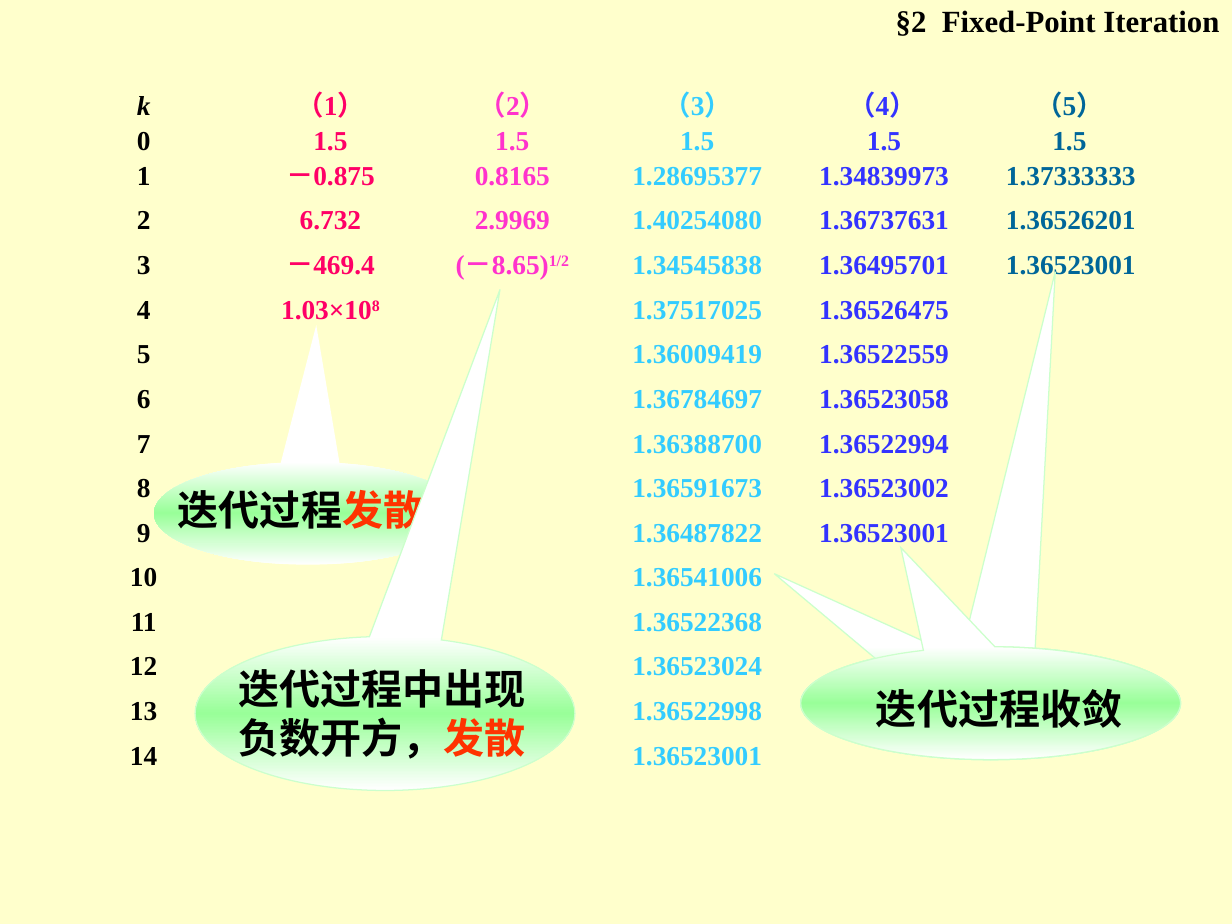
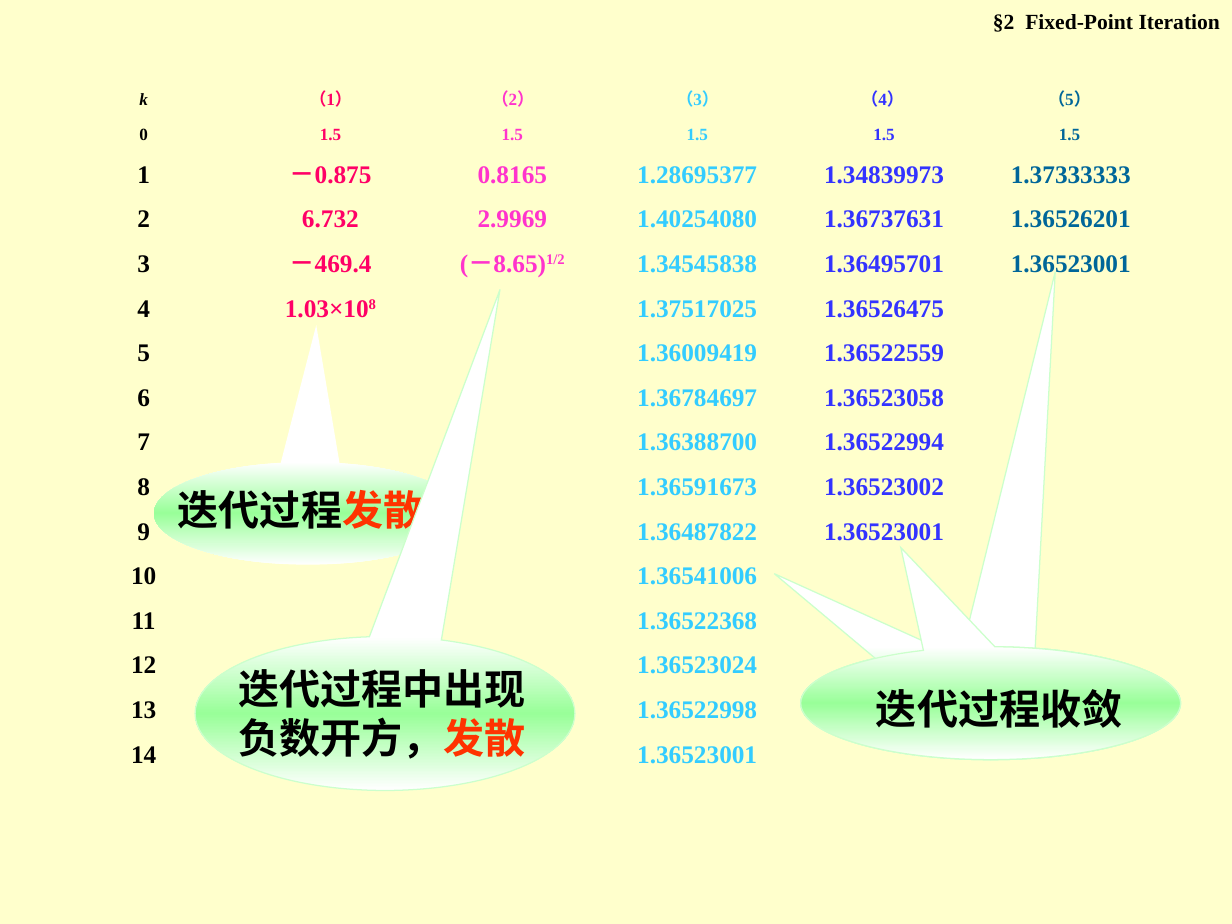
Before and after one commit to shidangda/Advanced-Engineering-Mathematics, a slide deck: slide 4 of NA007a方程求根.ppt. Drawn at 1232x924 pixels with LibreOffice and Linux fonts; fonts in the diff are those of the drawing. Boxes give left, top, right and bottom in pixels: in the first picture for what was removed or moved away, otherwise in the second. Text is boxed around its words. In the diff, an @@ line names an element or a change of style, - is before the commit and + after.

```diff
--- a/NA007a方程求根.ppt
+++ b/NA007a方程求根.ppt
@@ text "§2 Fixed-Point Iteration" at bbox=[993, 14, 1220, 32]: size 18 to 12.6 pt @@
@@ size 16 to 10 pt in 12 elements at bbox=[139, 128, 148, 140], bbox=[139, 93, 148, 105], bbox=[320, 128, 341, 141], bbox=[309, 90, 352, 107], bbox=[502, 128, 523, 140], bbox=[492, 90, 535, 107], bbox=[873, 128, 894, 140], bbox=[861, 90, 904, 107], bbox=[1059, 128, 1080, 141], bbox=[1048, 90, 1091, 107], bbox=[687, 128, 708, 140], bbox=[676, 90, 719, 107] @@
@@ size 16 to 14.8 pt in 47 elements at bbox=[137, 166, 150, 183], bbox=[137, 210, 150, 227], bbox=[137, 255, 150, 273], bbox=[137, 300, 150, 317], bbox=[137, 344, 150, 362], bbox=[137, 389, 150, 407], bbox=[137, 433, 150, 450], bbox=[137, 478, 150, 496], bbox=[137, 523, 150, 541], bbox=[131, 567, 156, 585], bbox=[132, 612, 156, 629], bbox=[131, 656, 156, 673], bbox=[131, 701, 156, 719], bbox=[131, 746, 156, 763], bbox=[289, 166, 371, 184], bbox=[302, 210, 359, 228], bbox=[289, 255, 371, 273], bbox=[285, 300, 369, 318], bbox=[478, 166, 547, 184], bbox=[478, 210, 547, 228], bbox=[460, 254, 565, 277], bbox=[824, 166, 944, 184], bbox=[824, 210, 944, 228], bbox=[824, 255, 944, 273], bbox=[824, 300, 944, 318], bbox=[824, 344, 944, 362], bbox=[824, 389, 944, 407], bbox=[824, 433, 944, 451], bbox=[824, 478, 944, 496], bbox=[824, 523, 944, 541], bbox=[1011, 166, 1131, 184], bbox=[1011, 210, 1131, 228], bbox=[1011, 255, 1131, 278], bbox=[637, 166, 757, 184], bbox=[637, 210, 757, 228], bbox=[637, 255, 757, 273], bbox=[637, 300, 757, 318], bbox=[637, 344, 757, 362], bbox=[637, 389, 757, 407], bbox=[637, 433, 757, 451], bbox=[637, 478, 757, 496], bbox=[637, 523, 757, 541], bbox=[637, 567, 757, 585], bbox=[637, 612, 757, 630], bbox=[637, 656, 757, 674], bbox=[637, 701, 757, 719], bbox=[637, 746, 757, 764] @@
```
Also in this commit, not shown: 12 other slides changed, 1 other file.
